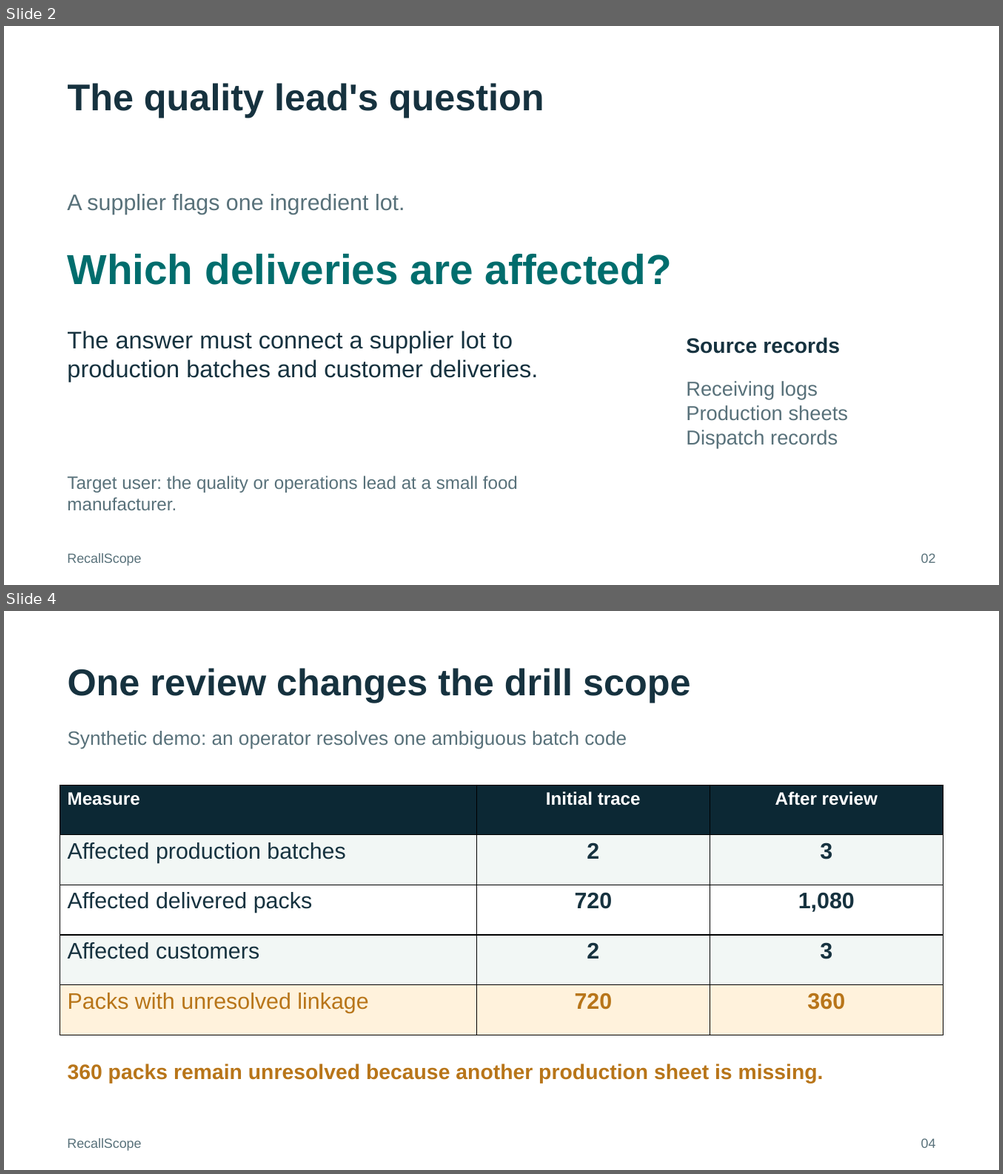
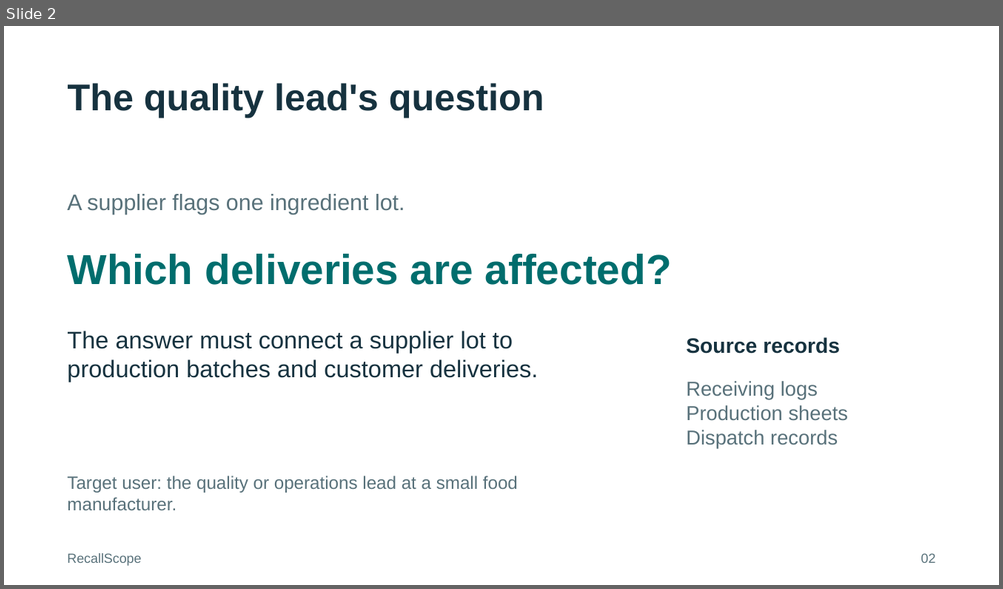
Before and after one commit to HackIndiaXYZ/ai-first-startup-hackathon-build-a-startup-using-ai-only-console, a slide deck: docs/RecallScope-Pitch.pptx. Shown one above the other, each under a label of ours: slides 2 and 4 before the commit, slide 2 after it; the slides between them are not shown. The pictures are 1003x1174 and 1003x589 pixels, drawn with LibreOffice and Linux fonts; fonts in the diff are those of the drawing. Boxes give left, top, right and bottom in pixels: in the first picture for what was removed or moved away, otherwise in the second. Text is boxed around its words. In the diff, an @@ line names an element or a change of style, - is before the commit and + after.

Commit message:
Present a complete RecallScope showcase with connected evidence

```diff
--- a/docs/RecallScope-Pitch.pptx
+++ b/docs/RecallScope-Pitch.pptx
@@ slide 4 removed at [4, 611, 999, 1170], background #FFFFFF @@
@@ text removed at [68, 668, 691, 703] @@
-One review changes the drill scope
@@ text removed at [68, 731, 626, 749] @@
-Synthetic demo: an operator resolves one ambiguous batch code
@@ table removed at [60, 785, 942, 1035], 5 rows, 3 columns @@
-Measure | Initial trace | After review
-Affected production batches | 2 | 3
-Affected delivered packs | 720 | 1,080
-Affected customers | 2 | 3
-Packs with unresolved linkage | 720 | 360
@@ text removed at [68, 1064, 823, 1084] @@
-360 packs remain unresolved because another production sheet is missing.
@@ text removed at [67, 1139, 141, 1151] @@
-RecallScope
@@ text removed at [921, 1139, 936, 1148] @@
-04
```
Also in this commit, not shown: 5 slides changed, 2 slides added, 1 other slide removed, 23 other files.
